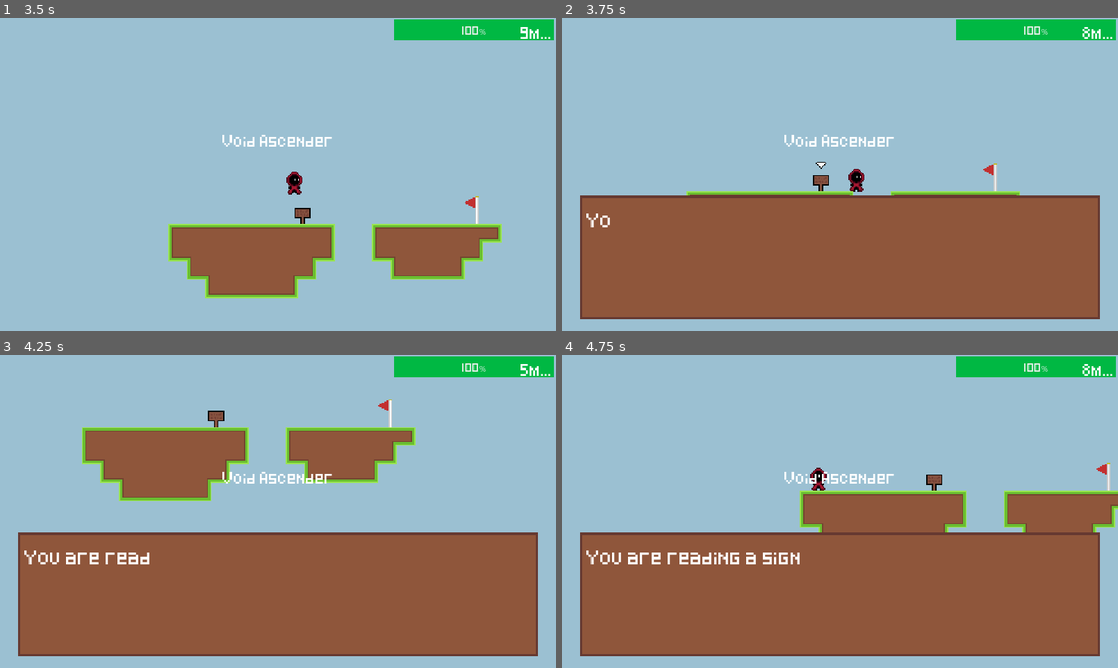
Above: before the commit, frames 1-4 (two rows, left to right).
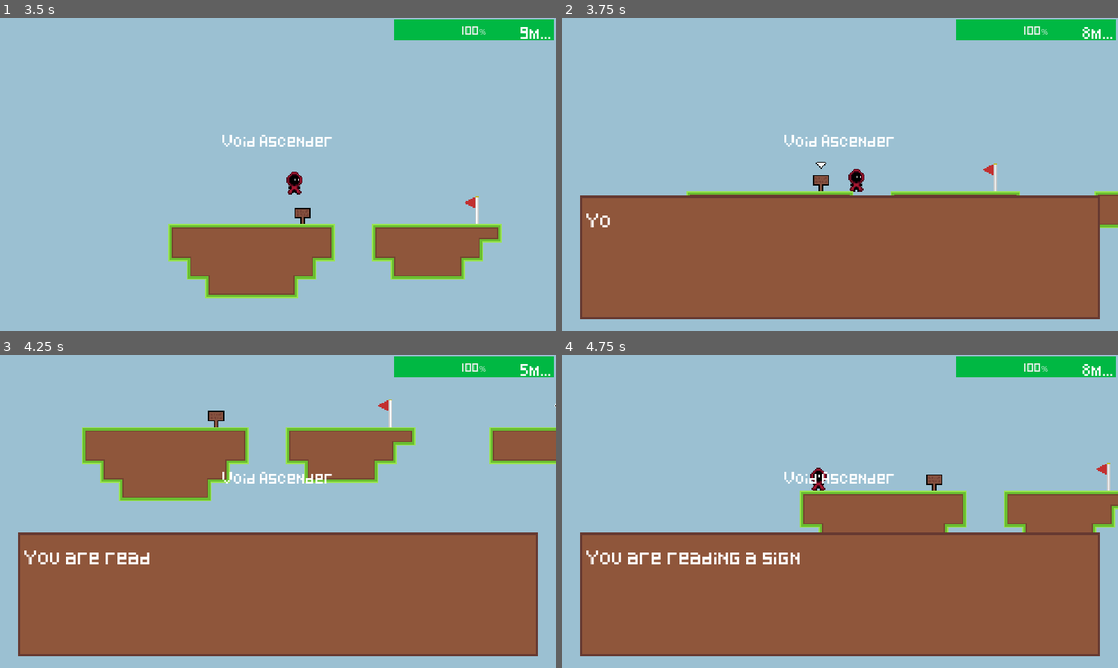
Above: after the commit, the same moments.

Repository: StormLight14/void-ascender
Game: Godot game, scene res://ui/menu/menu_ui.tscn
The game is run twice, just before and just after one commit, with the same random seed, the same clock (stepped at 60 frames per second) and the same inputs. Sound files missing from this copy of the repository are replaced by a short silence.
Inputs:
- Up to frame 1 (3.5 s): click "LEVELS" at 0.5 s; click "Tutorial Level" at 1.25 s; click "START FROM BEGINNING" at 2 s; hold D (right) from 2.78 s (still down); hold Shift (climb) from 2.78 s (still down); tap Space (jump) at 3.02 s
- Up to frame 2 (3.75 s): keep holding D (right); release Shift (climb) at 3.53 s; tap E (interact) at 3.6 s
- Up to frame 3 (4.25 s): keep holding D (right); tap Space (jump) at 3.77 s
- Up to frame 4 (4.75 s): release D (right) at 4.28 s; hold A (left) from 4.28 s (still down); hold Shift (climb) from 4.28 s (still down)

Frame 1 is identical in both runs. In frame 2, 0.4% of the frame differs, in the area x 95-100%, y 55-68%; in frame 3, 1.4%, in the area x 88-100%, y 15-35%; in frame 4, nothing differs.

Commit message:
add finish flag; fix level unlocking

Diff:
--- /dev/null
+++ b/level/finish_flag.gd
@@ -0,0 +1,6 @@
+extends Area2D
+
+func _on_body_entered(body):
+	Global.level_data[Global.current_level].completed = true
+	Global.save_game()
+	get_tree().change_scene_to_file("res://ui/level_select.tscn")
--- /dev/null
+++ b/level/finish_flag.tscn
@@ -0,0 +1,21 @@
+[gd_scene load_steps=4 format=3 uid="uid://b2dh0s0te08lq"]
+
+[ext_resource type="Script" path="res://level/finish_flag.gd" id="1_6rdx2"]
+[ext_resource type="Texture2D" uid="uid://deovvkxdw3bxg" path="res://assets/level/finish_flag.png" id="2_q4oh5"]
+
+[sub_resource type="RectangleShape2D" id="RectangleShape2D_vf4hf"]
+size = Vector2(12, 52.5)
+
+[node name="FinishFlag" type="Area2D"]
+collision_layer = 4
+collision_mask = 8
+script = ExtResource("1_6rdx2")
+
+[node name="Sprite2D" type="Sprite2D" parent="."]
+texture = ExtResource("2_q4oh5")
+
+[node name="CollisionShape2D" type="CollisionShape2D" parent="."]
+position = Vector2(0, -10.25)
+shape = SubResource("RectangleShape2D_vf4hf")
+
+[connection signal="body_entered" from="." to="." method="_on_body_entered"]
--- a/level/levels/level1.tscn
+++ b/level/levels/level1.tscn
@@ -8,6 +8,7 @@
 [ext_resource type="PackedScene" uid="uid://q1446pk3jgsj" path="res://level/checkpoint.tscn" id="4_xwpf0"]
 [ext_resource type="PackedScene" uid="uid://cvyicici3u1vt" path="res://objects/sign.tscn" id="5_45vfy"]
 [ext_resource type="PackedScene" uid="uid://cpj685yaxv3ke" path="res://level/moving_platform.tscn" id="7_jicih"]
+[ext_resource type="PackedScene" uid="uid://b2dh0s0te08lq" path="res://level/finish_flag.tscn" id="9_7n6x4"]
 
 [sub_resource type="Curve2D" id="Curve2D_mbbbe"]
 _data = {
@@ -67,6 +68,12 @@
 [node name="Checkpoint" parent="Checkpoints" index="0" instance=ExtResource("4_xwpf0")]
 position = Vector2(54, -236)
 
+[node name="Checkpoint2" parent="Checkpoints" index="1" instance=ExtResource("4_xwpf0")]
+position = Vector2(-257, -588)
+
+[node name="FinishFlag" parent="Checkpoints" index="2" instance=ExtResource("9_7n6x4")]
+position = Vector2(936, -832)
+
 [node name="WalljumpSign" parent="Objects" index="0" instance=ExtResource("5_45vfy")]
 position = Vector2(224, 8)
 sign_text = "Walljumping takes less stamina than climbing!"
@@ -109,6 +116,3 @@
 
 [node name="TileMap" parent="." index="7"]
 layer_0/tile_data = PackedInt32Array(131071, 2, 0, 65536, 131074, 0, 131072, 589826, 4, 196607, 2, 2, 131073, 65538, 0, …(7316 unchanged characters)…
-
-[node name="Checkpoint" parent="." index="10" instance=ExtResource("4_xwpf0")]
-position = Vector2(-257, -588)
--- a/level/levels/tutorial.tscn
+++ b/level/levels/tutorial.tscn
@@ -1,10 +1,11 @@
-[gd_scene load_steps=6 format=3 uid="uid://bhcclvryqg1yr"]
+[gd_scene load_steps=7 format=3 uid="uid://bhcclvryqg1yr"]
 
 [ext_resource type="PackedScene" uid="uid://c8xrrjcryhhv" path="res://level/level.tscn" id="1_qlds4"]
 [ext_resource type="Texture2D" uid="uid://cgx8trbatcdeq" path="res://assets/backgrounds/sky_bg.png" id="2_gbcy5"]
 [ext_resource type="PackedScene" uid="uid://cvyicici3u1vt" path="res://objects/sign.tscn" id="3_0xh6f"]
 [ext_resource type="PackedScene" uid="uid://q1446pk3jgsj" path="res://level/checkpoint.tscn" id="3_4read"]
 [ext_resource type="PackedScene" uid="uid://c0cblr6ryv046" path="res://event_triggers/broadcast_trigger.tscn" id="4_5mt8t"]
+[ext_resource type="PackedScene" uid="uid://b2dh0s0te08lq" path="res://level/finish_flag.tscn" id="4_n1cdy"]
 
 [node name="Level" instance=ExtResource("1_qlds4")]
 
@@ -13,6 +14,9 @@
 
 [node name="Checkpoint" parent="Checkpoints" index="0" instance=ExtResource("3_4read")]
 position = Vector2(248, 16)
+
+[node name="FinishFlag" parent="Checkpoints" index="1" instance=ExtResource("4_n1cdy")]
+position = Vector2(400, 16)
 
 [node name="Sign" parent="Objects" index="0" instance=ExtResource("3_0xh6f")]
 position = Vector2(100, 24)
@@ -27,7 +31,7 @@
 position = Vector2(0, 21)
 
 [node name="TileMap" parent="." index="7"]
-layer_0/tile_data = PackedInt32Array(131076, 65538, 0, 19661 …(768 unchanged characters)…  2, 262158, 131074, 2, 131088, 393218, 3)
+layer_0/tile_data = PackedInt32Array(131076, 65538, 0, 19661 …(768 unchanged characters)…  2, 262158, 131074, 2, 131088, 393218, 3, 131093, 2, 0, 131094, 65538, 0, 131095, 65538, 0, 131096, 65538, 0, 131097, 131074, 0, 196633, 131074, 2, 196632, 65538, 2, 196631, 65538, 2, 196630, 65538, 2, 196629, 2, 2)
 
 [node name="Void" parent="." index="8"]
 speed = 0
--- a/project.godot
+++ b/project.godot
@@ -14,6 +14,7 @@
 run/main_scene="res://ui/menu/menu_ui.tscn"
 config/features=PackedStringArray("4.2", "GL Compatibility")
 config/icon="res://icon.svg"
+config/use_custom_dir_name=false
 
 [autoload]
 
--- a/ui/level_select.gd
+++ b/ui/level_select.gd
@@ -9,7 +9,7 @@
 		var level = str(button.name)
 		if int(level) > 0:
 			# button disabled if previous level not completed
-			button.disabled = not Global.level_data[level].completed
+			button.disabled = not Global.level_data[str(int(level) - 1)].completed
 
 func level_pressed(level, scene):
 	Global.current_level = level
Binary file added: assets/level/finish_flag.png
Not shown, added: assets/level/finish_flag.png.import
Binary file changed: assets/level/flag_captured.png
Not shown: 1 places in level/levels/level1.tscn that only renumber resources
